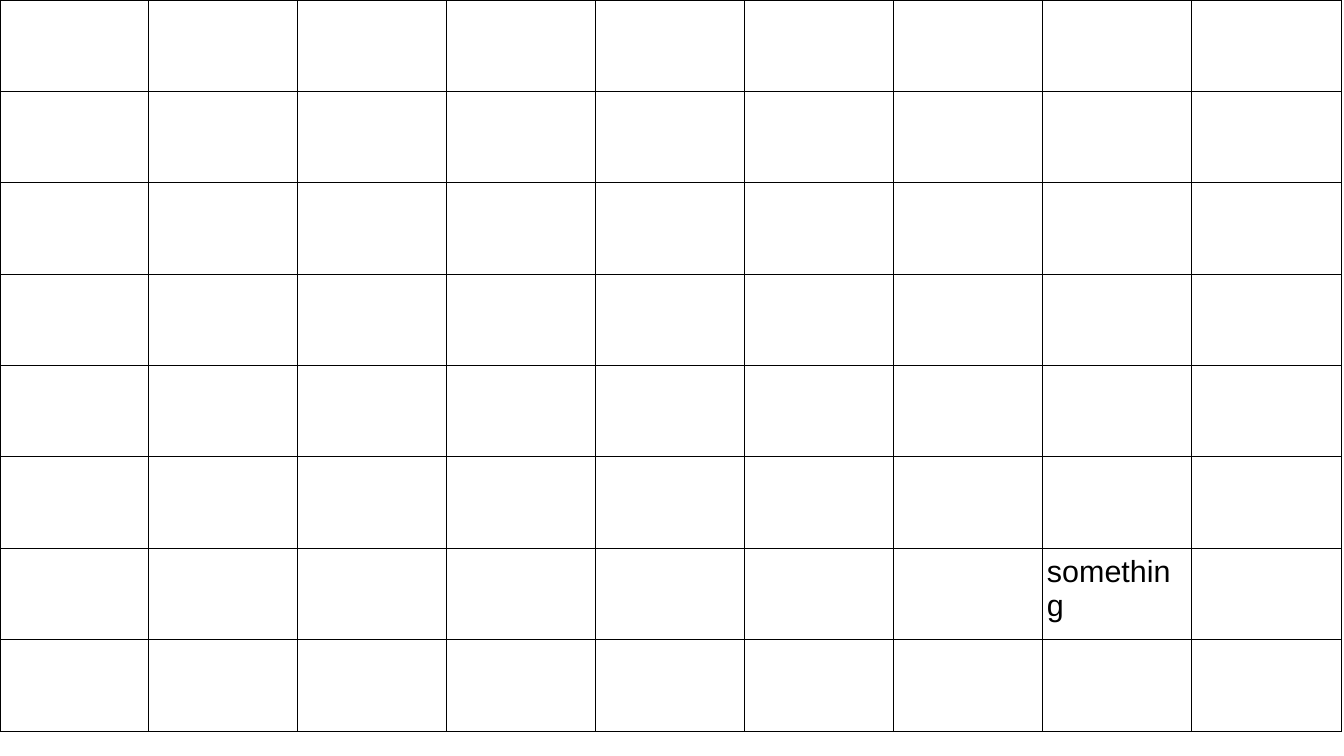
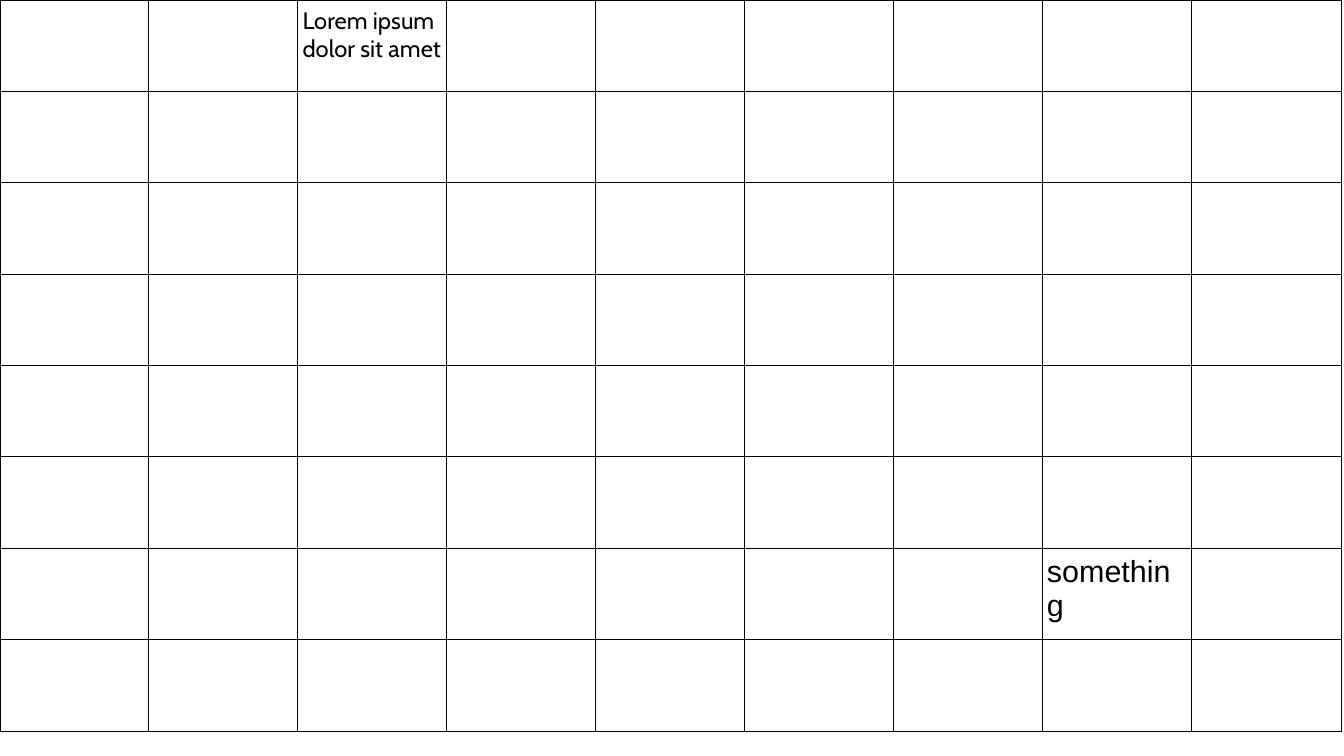
Before and after one commit to CollaboraOnline/online.mirror, a slide deck: slide 1 of cypress_test/data/desktop/impress/help_dialog.odp. Drawn at 1344x756 pixels with LibreOffice and Linux fonts; fonts in the diff are those of the drawing. Boxes give left, top, right and bottom in pixels: in the first picture for what was removed or moved away, otherwise in the second. Text is boxed around its words. In the diff, an @@ line names an element or a change of style, - is before the commit and + after.

```diff
--- a/cypress_test/data/desktop/impress/help_dialog.odp
+++ b/cypress_test/data/desktop/impress/help_dialog.odp
@@ table at [0, 0, 1340, 732] @@
-row 1, column 3: 
+row 1, column 3: Lorem ipsum dolor sit amet
```
Also in this commit, not shown: 4 other files.
